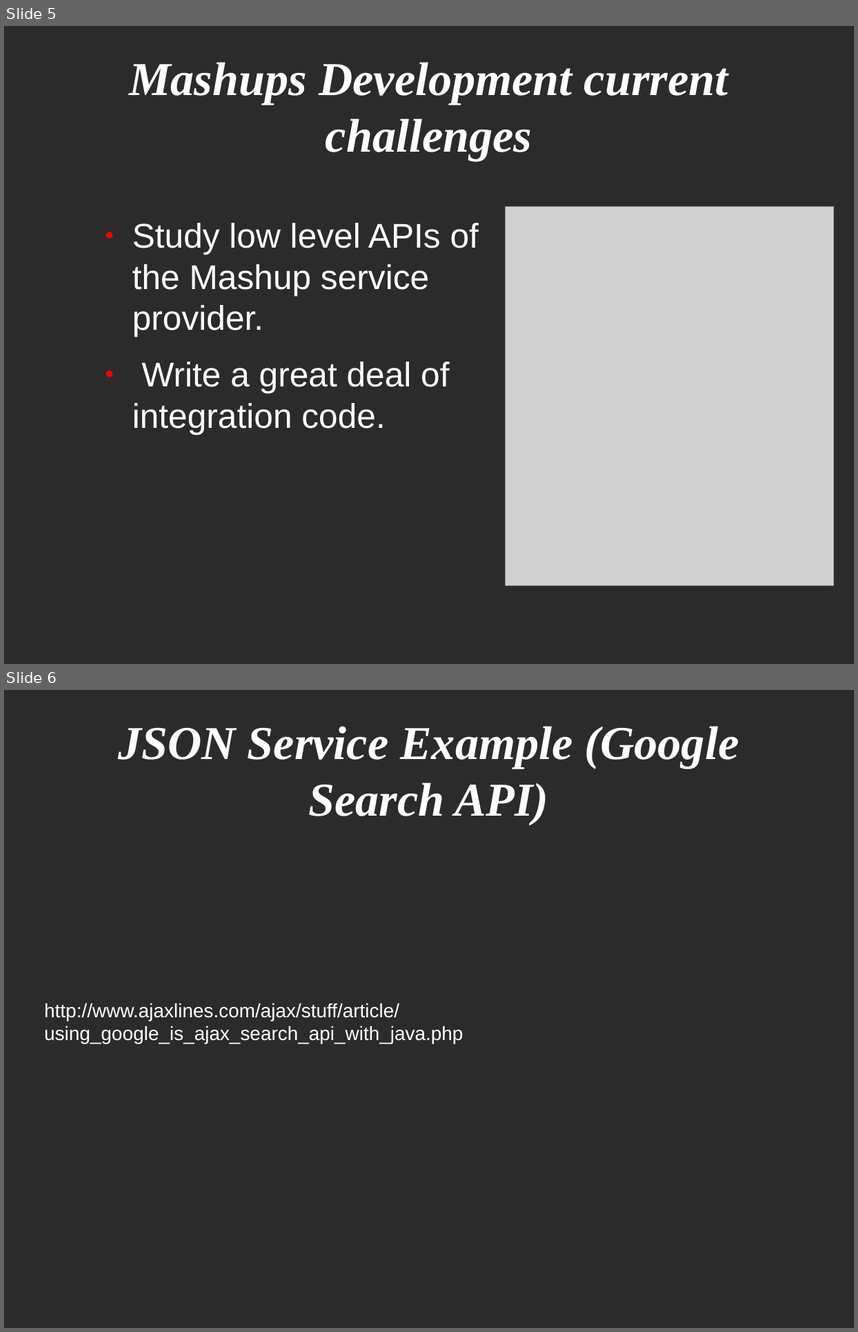
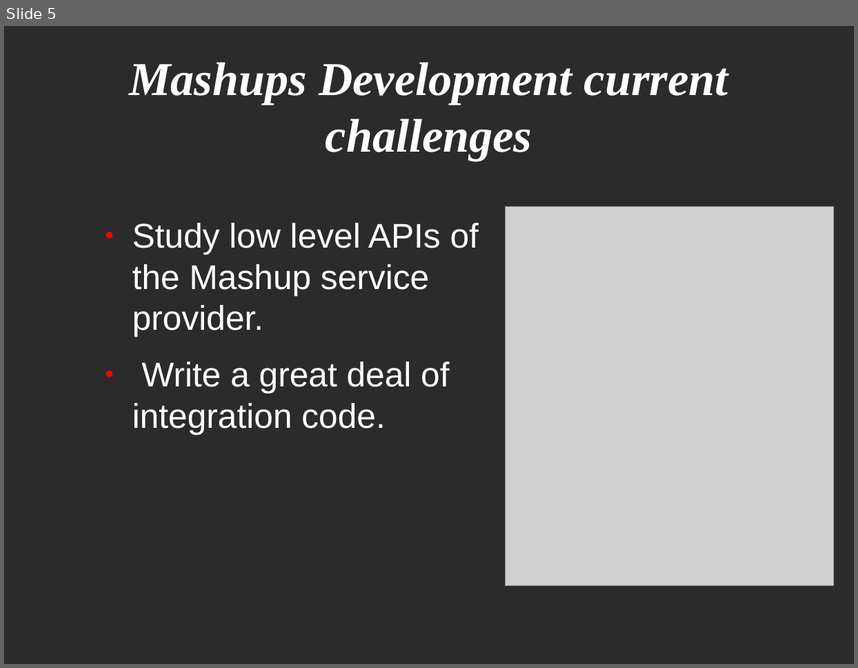
Before and after one commit to demo007/mashups4jsf, a slide deck: overview-architecture/JavaOne-2010/drafts/Mashups4JSF(Part2).odp. Shown one above the other, each under a label of ours: slides 5 and 6 before the commit, slide 5 after it. The pictures are 858x1332 and 858x668 pixels, drawn with LibreOffice and Linux fonts; fonts in the diff are those of the drawing; grey boxes stand for pictures; background and template pictures are left out; a plain dark background stands for a picture behind light text. Boxes give left, top, right and bottom in pixels: in the first picture for what was removed or moved away, otherwise in the second. Text is boxed around its words. In the diff, an @@ line names an element or a change of style, - is before the commit and + after.

```diff
--- a/overview-architecture/JavaOne-2010/drafts/Mashups4JSF(Part2).odp
+++ b/overview-architecture/JavaOne-2010/drafts/Mashups4JSF(Part2).odp
@@ slide 6 removed at (4, 690, 854, 1328), background picture (left out) @@
@@ title removed at (118, 726, 740, 825) @@
-JSON Service Example (Google Search API)
@@ text removed at (44, 1003, 463, 1043) @@
-http://www.ajaxlines.com/ajax/stuff/article/using_google_is_ajax_search_api_with_java.php
```
Also in this commit, not shown: 2 slides changed, 3 slides added, 2 other slides removed.
